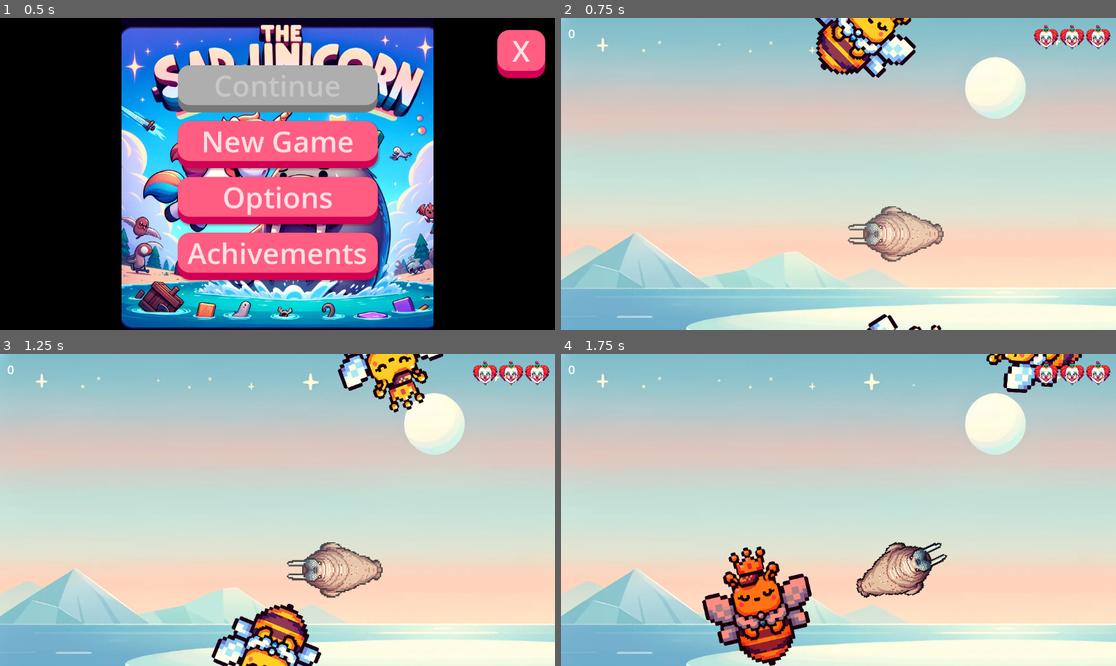
Above: before the commit, frames 1-4 (two rows, left to right).
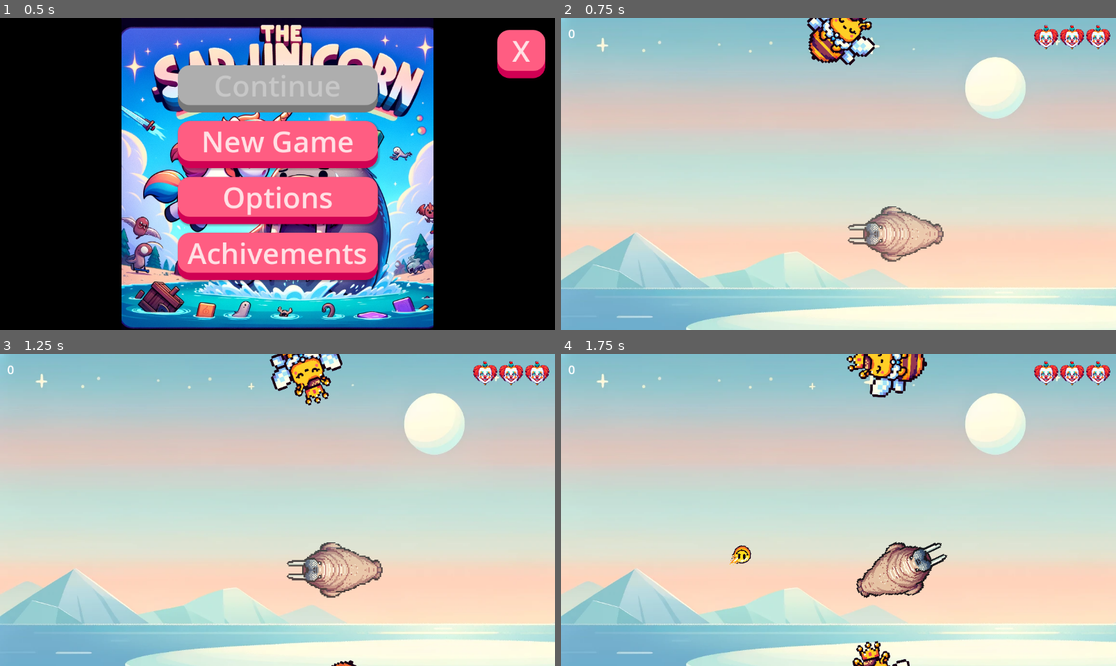
Above: after the commit, the same moments.

Repository: bytedev-code/the-sad-unicorn
Game: Godot game, scene res://menu/menu.tscn
The game is run twice, just before and just after one commit, with the same random seed, the same clock (stepped at 60 frames per second) and the same inputs.
Inputs (mouse positions are in pixels of both pictures, inside the frame that each line leads up to):
- Up to frame 1 (0.5 s): no input
- Up to frame 2 (0.75 s): click "New Game" at 0.5 s
- Up to frame 3 (1.25 s): no input
- Up to frame 4 (1.75 s): move the mouse to (960, 494) at 1.27 s; hold D (player_rotate_right) from 1.28 s (still down); hold Space (player_shoot) from 1.28 s (still down)

Frame 1 is identical in both runs. In frame 2, 3.0% of the frame differs, in the area x 44-69%, y 0-100%; in frame 3, 6.0%; in frame 4, 7.4%, in the area x 25-94%, y 0-100%.

Commit message:
fix nullpoint exception

Diff:
--- a/blueprints/enemies/banana.tscn
+++ b/blueprints/enemies/banana.tscn
@@ -5,24 +5,19 @@
 [ext_resource type="PackedScene" uid="uid://dfkqlfy7e73lr" path="res://audio_player.tscn" id="4_yqvl4"]
 
 [sub_resource type="CapsuleShape2D" id="CapsuleShape2D_pm8kl"]
-radius = 12.7792
-height = 46.9429
+radius = 44.6178
+height = 223.406
 
 [node name="banana" type="RigidBody2D"]
 script = ExtResource("1_pvyua")
-SPEED = 300.0
-SPLIT_NUMBER = 0
-SCORE = 80
-HITPOINTS = 2
 
 [node name="CollisionShape2D" type="CollisionShape2D" parent="."]
-position = Vector2(4, 15)
-rotation = 0.83101
+position = Vector2(27, 6)
+rotation = 0.583312
 shape = SubResource("CapsuleShape2D_pm8kl")
 
 [node name="Sprite2D" type="Sprite2D" parent="."]
-position = Vector2(1, 0)
-scale = Vector2(0.1, 0.1)
+scale = Vector2(0.25, 0.25)
 texture = ExtResource("2_467fq")
 
 [node name="AudioPlayer" parent="." instance=ExtResource("4_yqvl4")]
--- a/blueprints/enemies/bee_queen.tscn
+++ b/blueprints/enemies/bee_queen.tscn
@@ -6,23 +6,22 @@
 [ext_resource type="PackedScene" uid="uid://dfkqlfy7e73lr" path="res://audio_player.tscn" id="4_w4mdp"]
 
 [sub_resource type="CapsuleShape2D" id="CapsuleShape2D_pm8kl"]
-radius = 25.5
-height = 112.0
+radius = 19.5
+height = 80.7913
 
 [node name="bee_queen" type="RigidBody2D"]
 script = ExtResource("1_e2ucn")
-SPEED = 350.0
 SPLIT_INTO = ExtResource("2_ah7fu")
-SPLIT_NUMBER = 4
-SCORE = 100
-HITPOINTS = 2
+SPLIT_NUMBER = 6
+SCORE = 5
 
 [node name="CollisionShape2D" type="CollisionShape2D" parent="."]
+position = Vector2(-0.999998, 0)
 scale = Vector2(2, 2)
 shape = SubResource("CapsuleShape2D_pm8kl")
 
 [node name="Sprite2D" type="Sprite2D" parent="."]
-scale = Vector2(0.3, 0.3)
+scale = Vector2(0.2, 0.2)
 texture = ExtResource("3_ejsan")
 
 [node name="AudioPlayer" parent="." instance=ExtResource("4_w4mdp")]
--- a/blueprints/enemies/cat.tscn
+++ b/blueprints/enemies/cat.tscn
@@ -5,23 +5,21 @@
 [ext_resource type="PackedScene" uid="uid://dfkqlfy7e73lr" path="res://audio_player.tscn" id="4_8wbhj"]
 
 [sub_resource type="CapsuleShape2D" id="CapsuleShape2D_qgc2e"]
-radius = 27.9225
-height = 102.056
+radius = 46.415
+height = 166.082
 
 [node name="cat" type="RigidBody2D"]
 script = ExtResource("1_y7b4d")
-SPEED = 40.0
 SPLIT_NUMBER = 6
-SCORE = 1
-IGNORE_PLAYER_HIT = true
-HITPOINTS = 3
+SCORE = 5
 
 [node name="CollisionShape2D" type="CollisionShape2D" parent="."]
+position = Vector2(-3, 9)
 rotation = 1.55258
 shape = SubResource("CapsuleShape2D_qgc2e")
 
 [node name="Sprite2D" type="Sprite2D" parent="."]
-scale = Vector2(0.15, 0.15)
+scale = Vector2(0.25, 0.25)
 texture = ExtResource("2_wl8y1")
 
 [node name="AudioPlayer" parent="." instance=ExtResource("4_8wbhj")]
--- a/blueprints/enemies/clown.tscn
+++ b/blueprints/enemies/clown.tscn
@@ -6,15 +6,13 @@
 [ext_resource type="PackedScene" uid="uid://dfkqlfy7e73lr" path="res://audio_player.tscn" id="4_ivpqn"]
 
 [sub_resource type="CircleShape2D" id="CircleShape2D_j5fwd"]
-radius = 33.3654
+radius = 28.9914
 
-[node name="clown" type="RigidBody2D"]
+[node name="clown_car" type="RigidBody2D"]
 script = ExtResource("1_lgd3g")
-SPEED = 80.0
 SPLIT_INTO = ExtResource("2_ijpmu")
-SPLIT_NUMBER = 5
-SCORE = 20
-HITPOINTS = 6
+SPLIT_NUMBER = 4
+SCORE = 5
 
 [node name="CollisionShape2D" type="CollisionShape2D" parent="."]
 position = Vector2(2, -2)
@@ -23,7 +21,7 @@
 shape = SubResource("CircleShape2D_j5fwd")
 
 [node name="Sprite2D" type="Sprite2D" parent="."]
-scale = Vector2(0.6, 0.6)
+scale = Vector2(0.5, 0.5)
 texture = ExtResource("3_yjm7r")
 
 [node name="AudioPlayer" parent="." instance=ExtResource("4_ivpqn")]
--- a/boss.gd
+++ b/boss.gd
@@ -25,11 +25,10 @@
 	on_hit.emit()
 
 	if _hp <= 0:
-		on_death.emit(SCORE, "unicorn")
 		$Sprite2D.set_texture(DEATH_TEXTURE)
 		_stop = true
 		await get_tree().create_timer(1.0).timeout # waits for 1 second
-		on_death.emit(0, self.name)
+		on_death.emit(SCORE, self.name)
 
 
 
